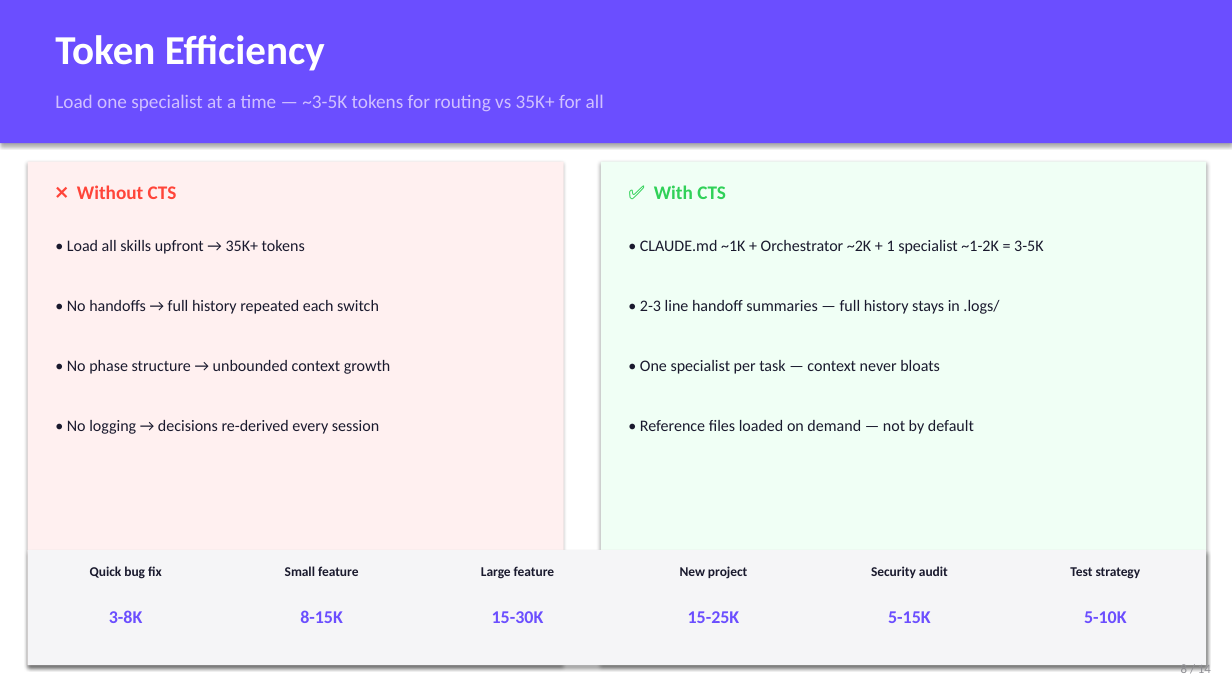
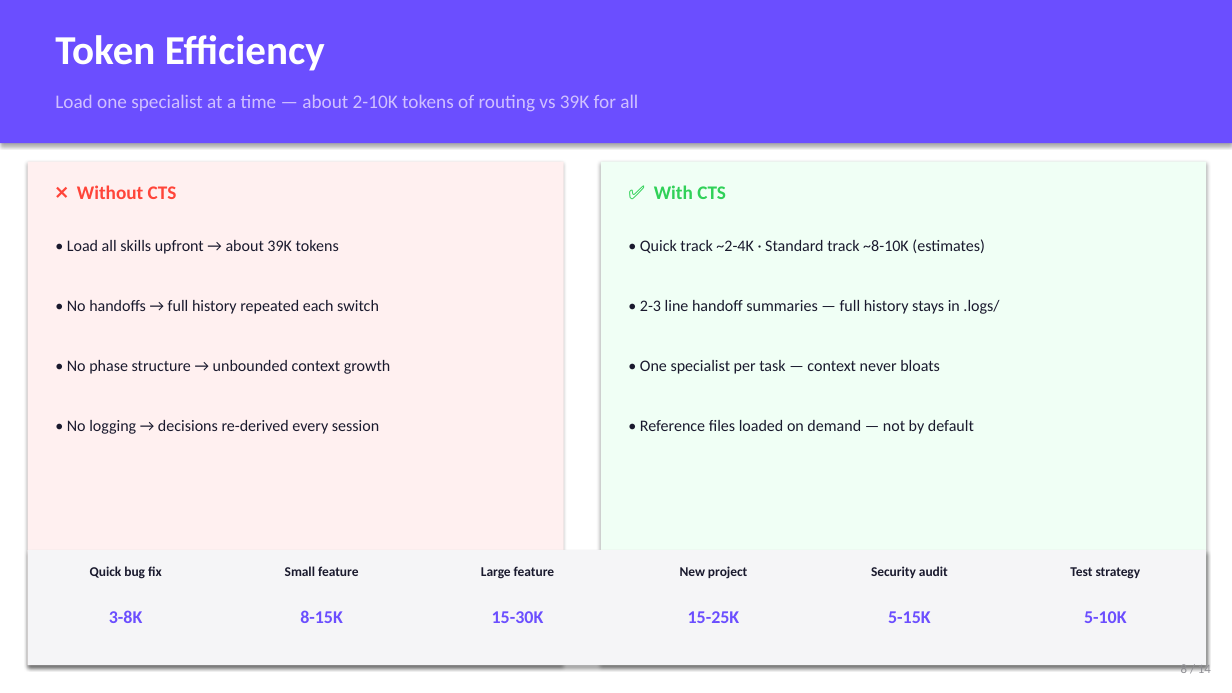
Before and after one commit to rhorba/CTS, a slide deck: slide 8 of claude-team-skills-pitch.pptx. Drawn at 1232x693 pixels with LibreOffice and Linux fonts; fonts in the diff are those of the drawing. Boxes give left, top, right and bottom in pixels: in the first picture for what was removed or moved away, otherwise in the second. Text is boxed around its words. In the diff, an @@ line names an element or a change of style, - is before the commit and + after.

```diff
--- a/claude-team-skills-pitch.pptx
+++ b/claude-team-skills-pitch.pptx
@@ text at (x1=55, y1=94, x2=638, y2=111): text changed @@
-Load one specialist at a time — ~3-5K tokens for routing vs 35K+ for all
+Load one specialist at a time — about 2-10K tokens of routing vs 39K for all
@@ text at (x1=640, y1=239, x2=984, y2=253): text changed @@
-• CLAUDE.md ~1K + Orchestrator ~2K + 1 specialist ~1-2K = 3-5K
+• Quick track ~2-4K · Standard track ~8-10K (estimates)
@@ text at (x1=67, y1=240, x2=339, y2=254): text changed @@
-• Load all skills upfront → 35K+ tokens
+• Load all skills upfront → about 39K tokens
```
Also in this commit, not shown: 5 other files.
